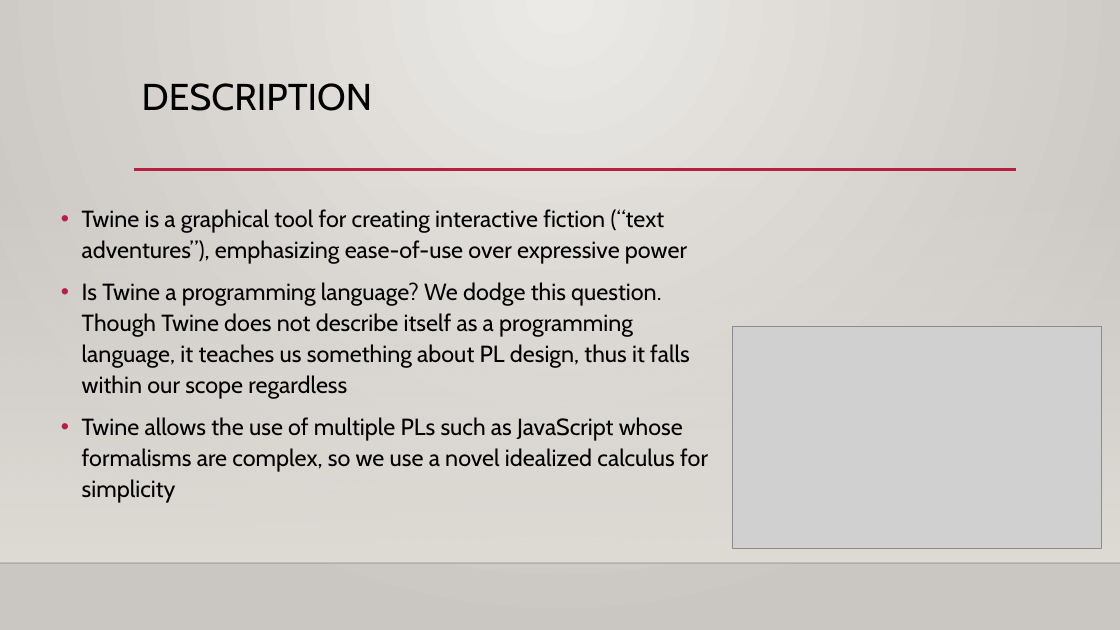
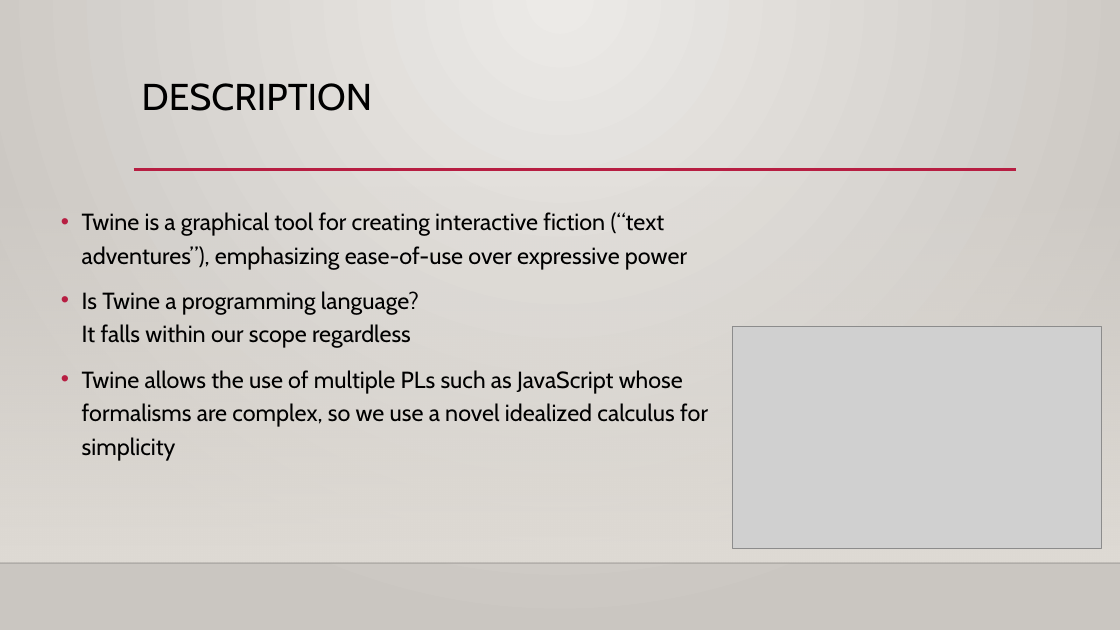
Before and after one commit to rbohrer/pl-course, a slide deck: slide 20 of hcpl/tfpie24.pptx. Drawn at 1120x630 pixels with LibreOffice and Linux fonts; fonts in the diff are those of the drawing; grey boxes stand for pictures; background and template pictures are left out. Boxes give left, top, right and bottom in pixels: in the first picture for what was removed or moved away, otherwise in the second. Text is boxed around its words. In the diff, an @@ line names an element or a change of style, - is before the commit and + after.

```diff
--- a/hcpl/tfpie24.pptx
+++ b/hcpl/tfpie24.pptx
@@ text at [82, 212, 708, 461]: line spacing 1.1 to 1.2 @@
@@ text at [82, 291, 419, 348]: text changed @@
-• Is Twine a programming language? We dodge this question. Though Twine does not describe itself as a programming language, it teaches us something about PL design, thus it falls within our scope regardless
+• Is Twine a programming language?
+  It falls within our scope regardless
```
Also in this commit, not shown: 6 other slides changed.
